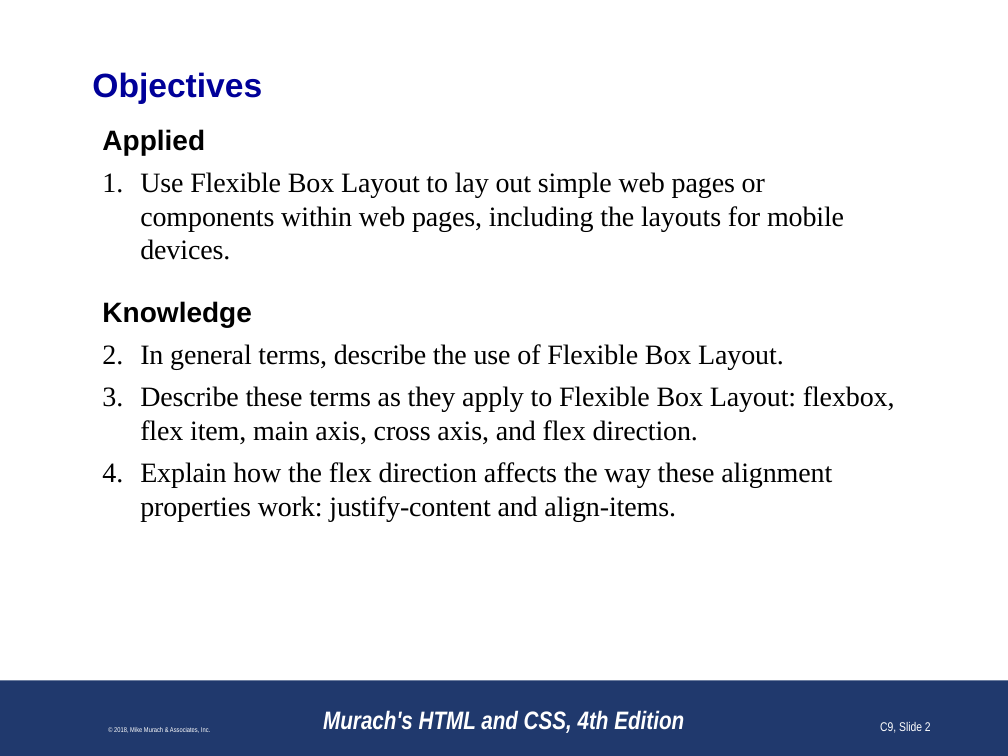
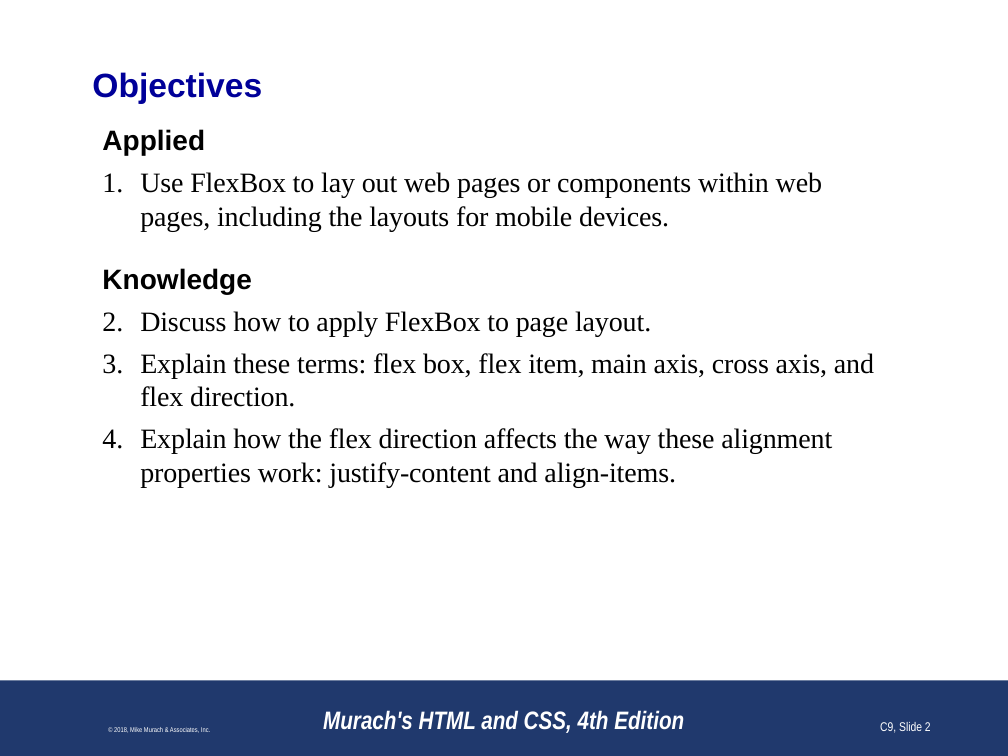
Before and after one commit to paulsmithkc/awd1000_base_lab_and_homework, a slide deck: slide 2 of murach_html_4e/slides/Chapter 9 slides (Revised).pptx. Drawn at 1008x756 pixels with LibreOffice and Linux fonts; fonts in the diff are those of the drawing; background and template pictures are left out. Boxes give left, top, right and bottom in pixels: in the first picture for what was removed or moved away, otherwise in the second. Text is boxed around its words. In the diff, an @@ line names an element or a change of style, - is before the commit and + after.

```diff
--- a/murach_html_4e/slides/Chapter 9 slides (Revised).pptx
+++ b/murach_html_4e/slides/Chapter 9 slides (Revised).pptx
@@ text at (x1=140, y1=172, x2=822, y2=231): text changed @@
-1. Use Flexible Box Layout to lay out simple web pages or components within web pages, including the layouts for mobile devices.
+1. Use FlexBox to lay out web pages or components within web pages, including the layouts for mobile devices.
@@ text at (x1=140, y1=311, x2=874, y2=407): text changed @@
-1. In general terms, describe the use of Flexible Box Layout.
-2. Describe these terms as they apply to Flexible Box Layout: flexbox, flex item, main axis, cross axis, and flex direction.
+1. Discuss how to apply FlexBox to page layout.
+2. Explain these terms: flex box, flex item, main axis, cross axis, and flex direction.
```
Also in this commit, not shown: 19 other slides changed, 1 slide added, 4 slides removed.
